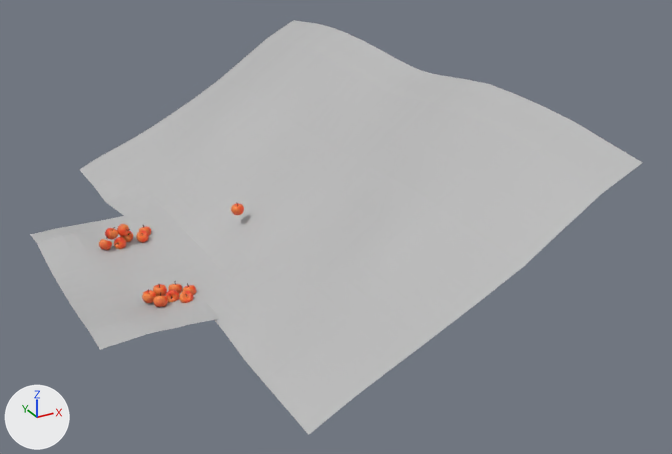
Before and after pictures for a commit that changed the Blender file scenes/apple.blend.
Camera for both pictures: a camera (50 mm lens) standing at (-111.0, -378.0, 187.0) and looking at (82.0, -28.0, 12.0). Every picture has the same lights, and +X, +Y and +Z are marked at lower left.

In view in the first picture: 'Plane', 'apples_L', 'apples_R'.
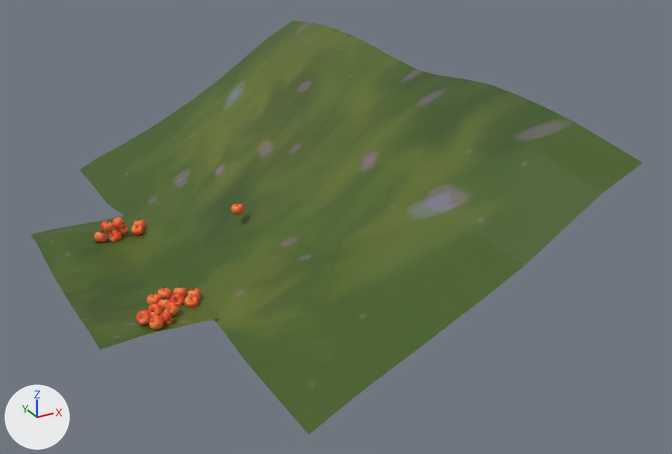
The edits, one by one:
Picture 'floor' (img_floor) is new.
In material 'floor' (mat_floor), base_color is no longer (0.5, 0.5, 0.5), grey #bcbcbc.
In material 'floor' (mat_floor), texture is now set to img_floor.
me_sphere is used by ob_apples_r; location (-4.4, -26.0, 0.0); rotation (0.0, 0.0, -0.484), in degrees (0, 0, -28).
me_sphere had 4928 vertices, 4718 faces and spanned x -6.6..15.8, y -12.7..5.9, z -3.8..3.6.
me_sphere now has 8388 vertices, 8005 faces and spans x -7.6..15.8, y -31.1..5.9, z -3.8..5.1.
me_sphere part 1: the loose piece of 704 vertices spanning x -1.1..4.8, y -12.7..-6.8, z -2.9..3.3 is copied, and the copy is multiplied about its middle by the matrix ((0.474, -0.842, 0.257), (0.28, -0.132, -0.951), (0.835, 0.522, 0.173)), then moved by (-2.8, -8.9, 1.9); it spans x -4.0..2.0, y -21.8..-15.5, z -0.9..5.1.
me_sphere part 2: the loose piece of 704 vertices spanning x -6.6..-0.7, y -8.5..-2.6, z -2.6..3.6 is copied, and the copy is multiplied about its middle by the matrix ((0.474, -0.842, -0.257), (0.28, 0.42, -0.863), (0.835, 0.337, 0.435)), then moved by (-1.1, -18.9, 1.8); it spans x -7.6..-1.6, y -27.4..-21.1, z -0.9..5.1.
me_sphere part 3: the loose piece of 704 vertices spanning x -1.1..4.8, y -12.7..-6.8, z -2.9..3.3 is copied, and the copy is multiplied about its middle by the matrix ((0.474, -0.842, -0.257), (0.28, 0.42, -0.863), (0.835, 0.337, 0.435)), then moved by (-0.9, -18.6, 1.9); it spans x -1.9..4.0, y -31.1..-25.2, z -0.9..5.0.
me_sphere part 4: a new loose piece of 704 vertices spanning x 2.4..8.4, y -18.5..-12.5, z -1.8..4.2, in mat_apple_material (picture img_apple_color).
me_sphere part 5: a new loose piece of 644 vertices spanning x 1.7..7.5, y -25.9..-19.9, z -1.7..4.3, in mat_apple_material (picture img_apple_color).
Object 'apples_R' (ob_apples_r) moves from (-4.4, -26.0, 0.0) to (-4.4, -32.4, 1.1).
Object 'apples_L' (ob_apples_l) moves from (-5.7, 34.2, 2.4) to (-5.7, 42.2, 2.9).

Changed parts and their boxes [x1, y1, x2, y2] in the pictures (672 x 454 px):
'Plane', surface changed (grey to green): [30, 20, 642, 435] in both
'apples_R', reshaped, moved (22% wider, 63% taller): before [142, 281, 196, 307]; after [136, 287, 202, 330]
'apples_L', moved: before [99, 224, 151, 250]; after [94, 217, 146, 243]
part 1 of me_sphere, added: after [147, 303, 162, 317]
part 2 of me_sphere, added: after [136, 310, 151, 325]
part 3 of me_sphere, added: after [149, 315, 164, 330]
part 4 of me_sphere, added: after [165, 302, 179, 316]
part 5 of me_sphere, added: after [160, 310, 174, 325]
